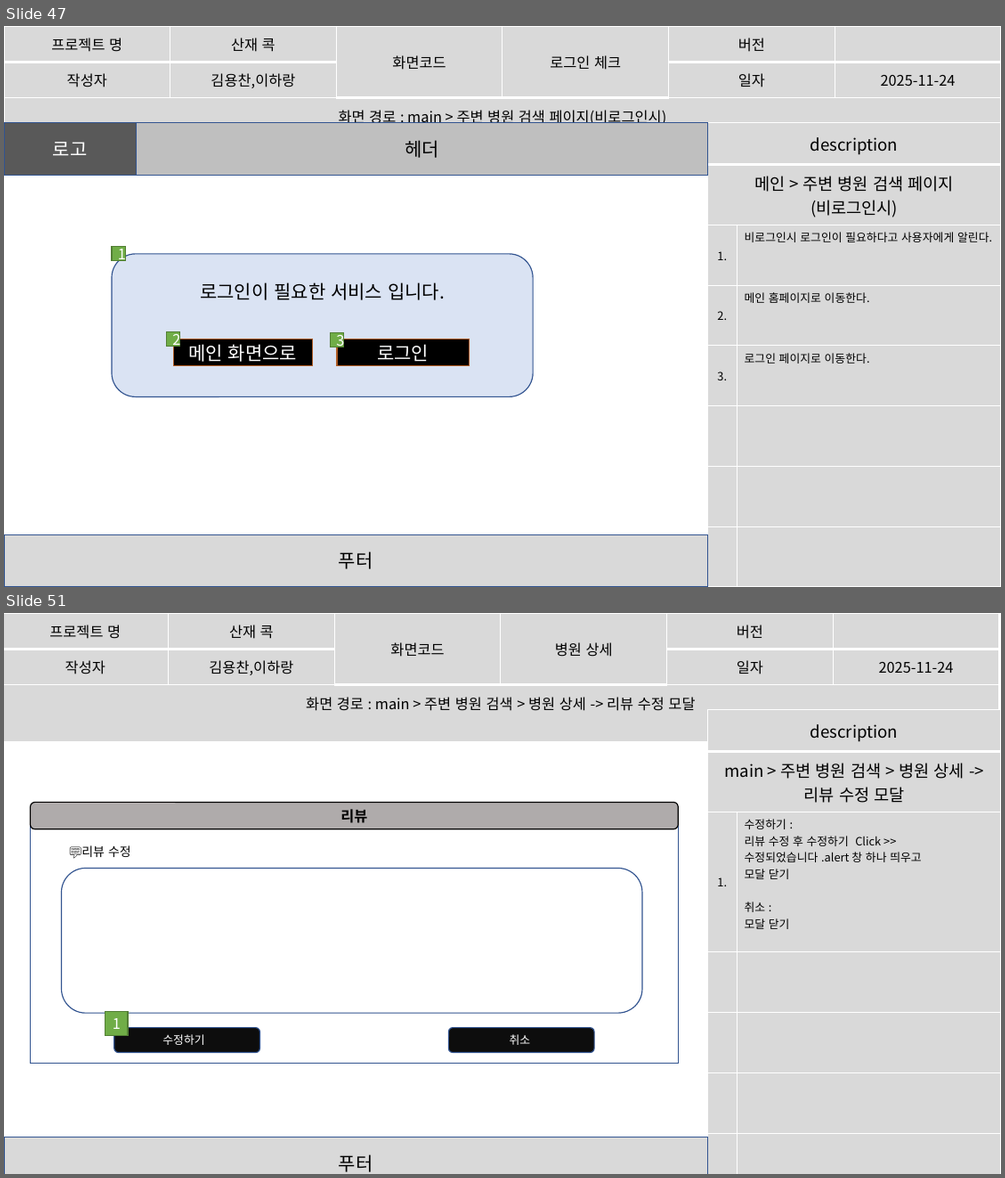
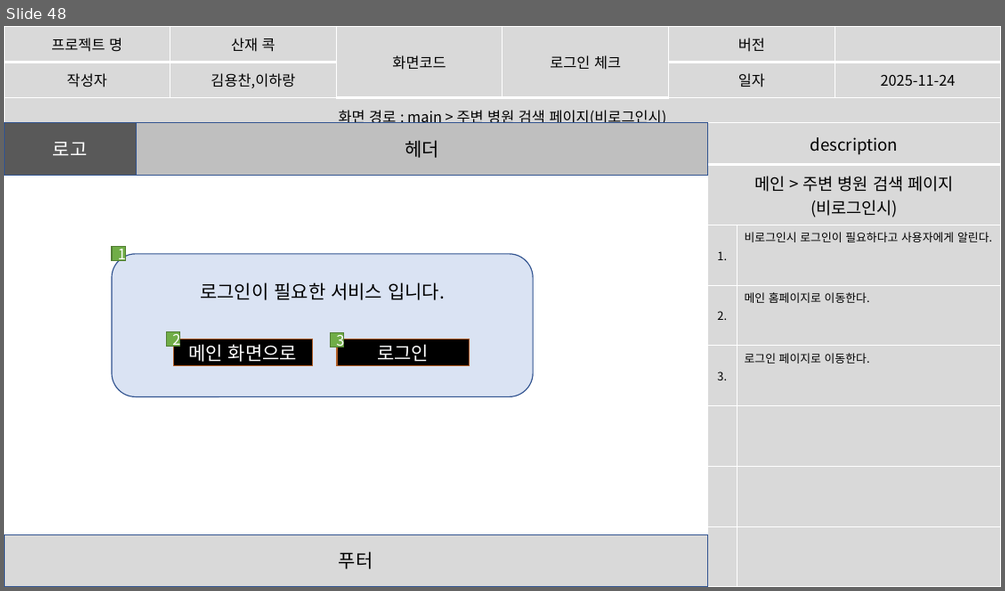
Before and after one commit to imyongchan/source, a slide deck: 최종 기획/스토리보드1201.pptx. Shown one above the other, each under a label of ours: slides 47 and 51 before the commit, slide 48 after it; the slides between them are not shown. The pictures are 1005x1178 and 1005x591 pixels, drawn with LibreOffice and Linux fonts; fonts in the diff are those of the drawing. Boxes give left, top, right and bottom in pixels: in the first picture for what was removed or moved away, otherwise in the second. Text is boxed around its words. In the diff, an @@ line names an element or a change of style, - is before the commit and + after.

Commit message:
스토리보드 제발 최종수정

```diff
--- a/최종 기획/스토리보드1201.pptx
+++ b/최종 기획/스토리보드1201.pptx
@@ slide 51 removed at (x1=4, y1=613, x2=1001, y2=1174), background #FFFFFF @@
@@ table removed at (x1=4, y1=613, x2=998, y2=727), 3 rows, 6 columns @@
-프로젝트 명 | 산재 콕 | 화면코드 | 병원 상세 | 버전 | 
-작성자 | 김용찬,이하랑 |  |  | 일자 | 2025-11-24
-화면 경로 : main > 주변 병원 검색 > 병원 상세 -> 리뷰 수정 모달 |  |  |  |  | 
@@ table removed at (x1=708, y1=709, x2=1001, y2=1174), 8 rows, 2 columns @@
-description | 
-main > 주변 병원 검색 > 병원 상세 -> 리뷰 수정 모달 | 
-1. | 수정하기 : / 리뷰 수정 후 수정하기 Click >> / 수정되었습니다 .alert 창 하나 띄우고 / 모달 닫기 / 취소 : / 모달 닫기
- | 
- | 
- | 
- | 
- | 
@@ rounded rectangle removed at (x1=30, y1=803, x2=678, y2=829) @@
-리뷰
@@ rectangle removed at (x1=31, y1=819, x2=679, y2=1063) @@
-💬리뷰 수정
@@ rounded rectangle removed at (x1=62, y1=868, x2=643, y2=1013) @@
@@ rectangle removed at (x1=105, y1=1012, x2=128, y2=1036) @@
-1
@@ rounded rectangle removed at (x1=114, y1=1027, x2=259, y2=1052) @@
-수정하기
@@ rounded rectangle removed at (x1=449, y1=1027, x2=595, y2=1052) @@
-취소
@@ rectangle removed at (x1=4, y1=1137, x2=708, y2=1174) @@
-푸터
@@ what was slide 47 is now slide 48 @@
```
Also in this commit, not shown: 14 slides changed, 1 slide added.
